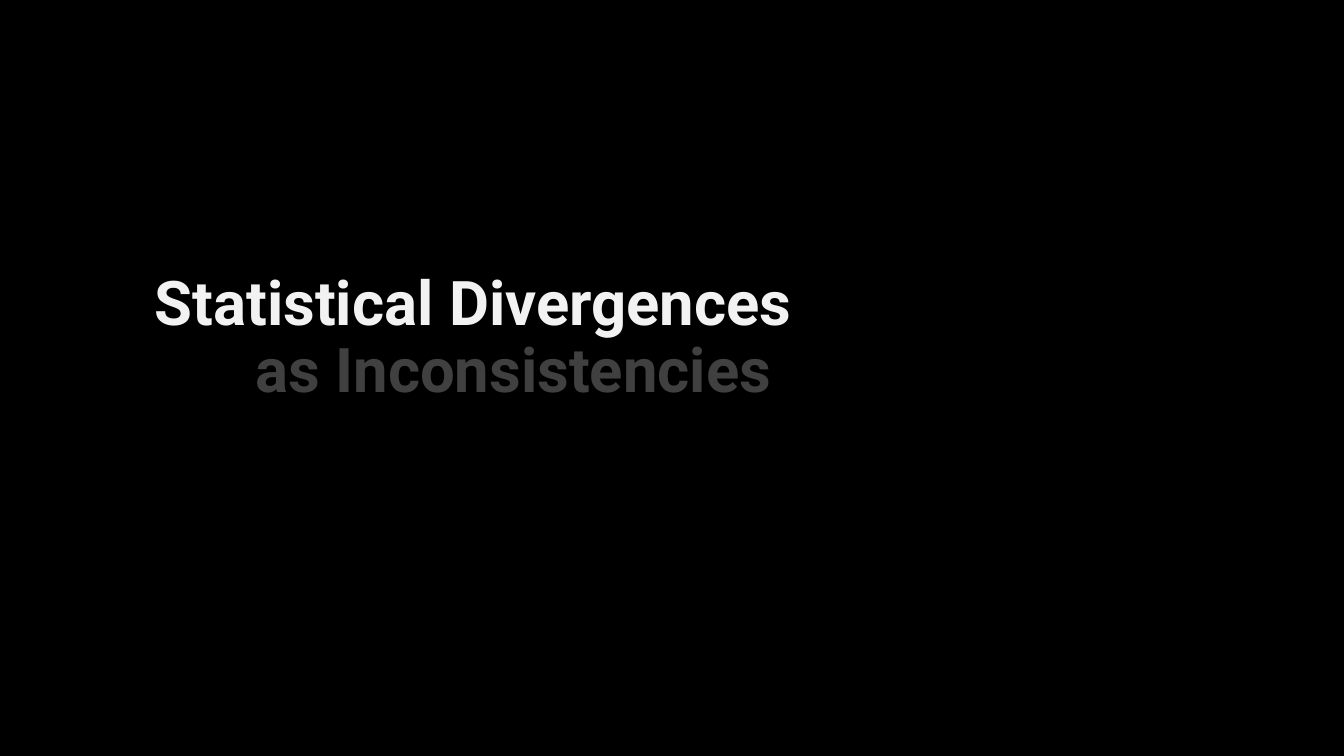
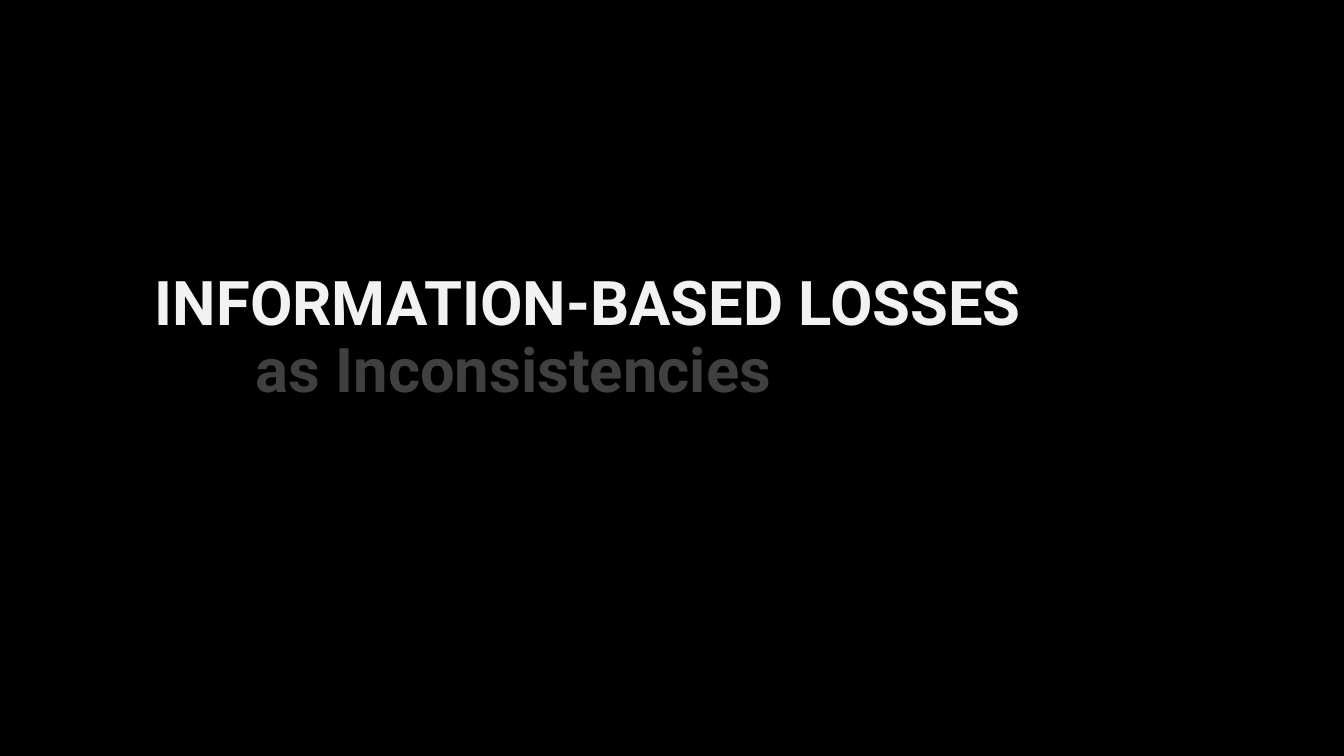
Before and after one commit to orichardson/pdg-expts, a slide deck: slide 7 of present/AISTATS-2022/one-true-loss.pptx (slide 28 before the commit). Drawn at 1344x756 pixels with LibreOffice and Linux fonts; fonts in the diff are those of the drawing. Boxes give left, top, right and bottom in pixels: in the first picture for what was removed or moved away, otherwise in the second. Text is boxed around its words. In the diff, an @@ line names an element or a change of style, - is before the commit and + after.

```diff
--- a/present/AISTATS-2022/one-true-loss.pptx
+++ b/present/AISTATS-2022/one-true-loss.pptx
@@ title at [155,280,1021,392]: text changed @@
-Statistical Divergences
-as Inconsistencies
+INFORMATION-BASED LOSSES
+as Inconsistencies
```
Also in this commit, not shown: 10 other slides changed, 7 slides added, 8 slides removed, 1 other file.
